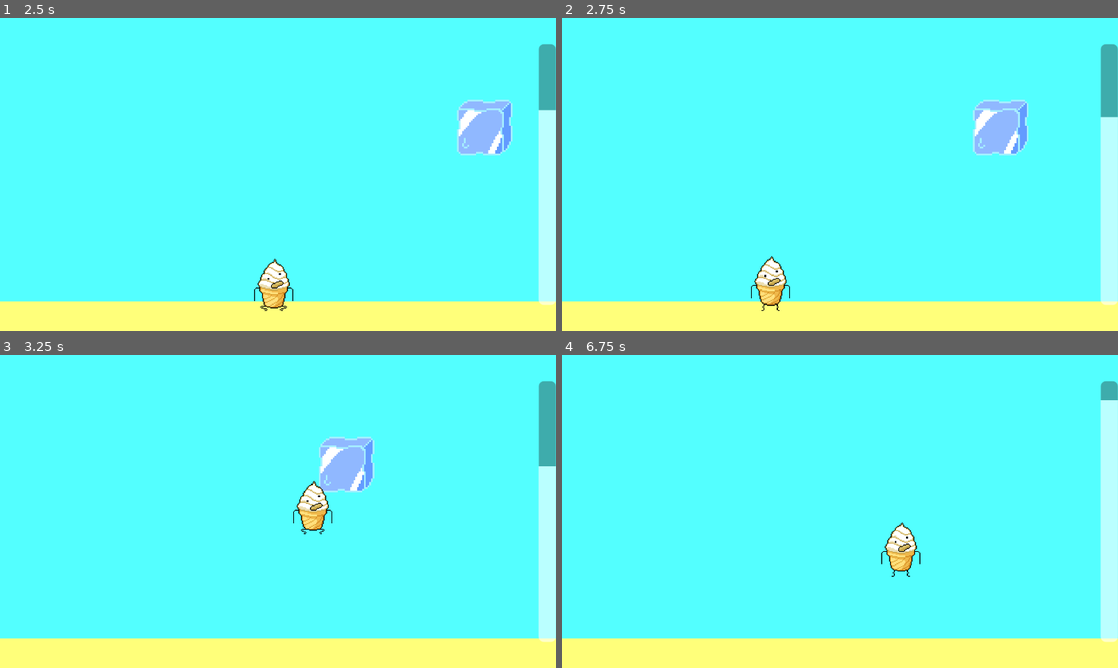
Above: before the commit, frames 1-4 (two rows, left to right).
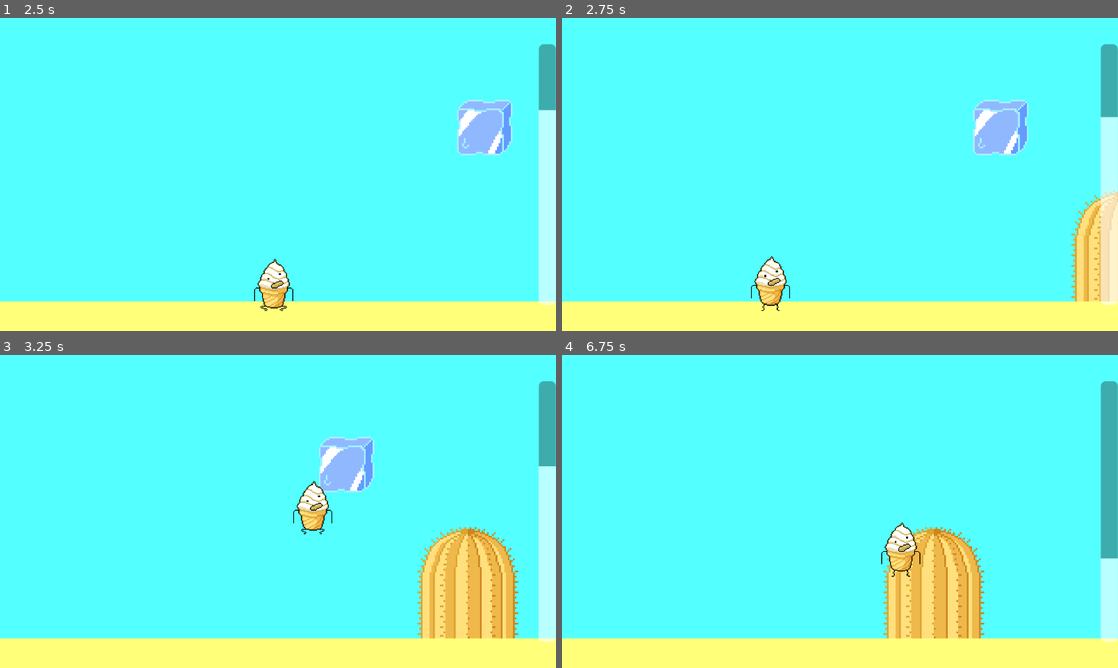
Above: after the commit, the same moments.

Repository: lyhottag13/i-scream
Game: Godot game, scene res://src/scenes/main_game.tscn
The game is run twice, just before and just after one commit, with the same random seed, the same clock (stepped at 60 frames per second) and the same inputs.
Inputs:
- Up to frame 1 (2.5 s): hold D (move_right) 0.53-2.03 s; tap Space (jump) at 0.77, 1.52 s; hold A (move_left) from 2.03 s (still down)
- Up to frame 2 (2.75 s): keep holding A (move_left)
- Up to frame 3 (3.25 s): release A (move_left) at 2.78 s; hold D (move_right) from 2.78 s (still down); tap Space (jump) at 3.02 s
- Up to frame 4 (6.75 s): tap Space (jump) at 3.77, 4.52, 6.02 s; release D (move_right) at 4.28 s; hold A (move_left) 4.28-5.03 s; hold D (move_right) 5.03-5.78 s; hold A (move_left) from 5.78 s (still down)

Frame 1 is identical in both runs. In frame 2, 2.5% of the frame differs, in the area x 91-100%, y 54-91%; in frame 3, 5.5%; in frame 4, 6.7%, in the area x 57-100%, y 14-91%.
Error before the commit: Parse Error: Function "set_height()" not found in base self. (res://src/scripts/cactus.gd:5)

Commit message:
Exported game

Diff:
--- a/src/scripts/cactus.gd
+++ b/src/scripts/cactus.gd
@@ -1,9 +1,5 @@
 class_name Cactus
 extends StaticBody2D
 
-func _ready() -> void:
-	set_height(randi_range(1, 3))
-
-
 func _on_visible_on_screen_notifier_2d_screen_exited() -> void:
 	queue_free()
Binary file added: docs/index.apple-touch-icon.png
Binary file added: docs/index.icon.png
Binary file added: docs/index.png
Not shown, changed: export_presets.cfg
Not shown, added: docs/index.audio.position.worklet.js
Not shown, added: docs/index.audio.worklet.js
Not shown, added: docs/index.html
Not shown, added: docs/index.js
Not shown, added: docs/index.pck
Not shown, added: docs/index.wasm
